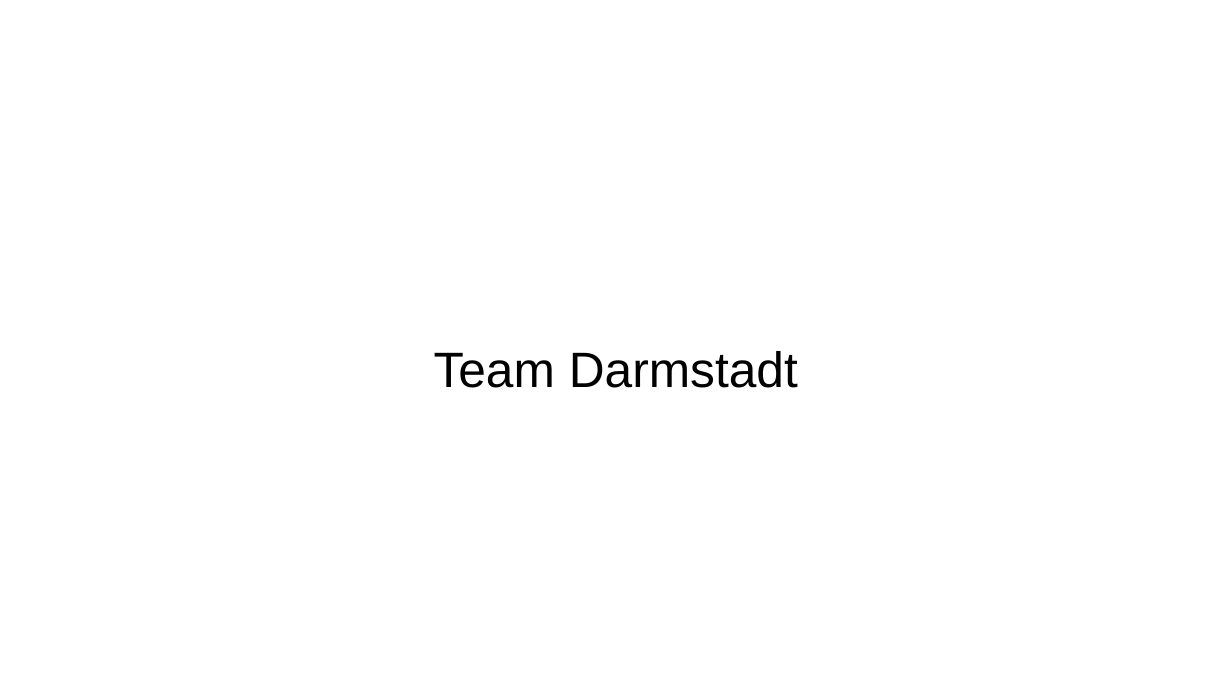
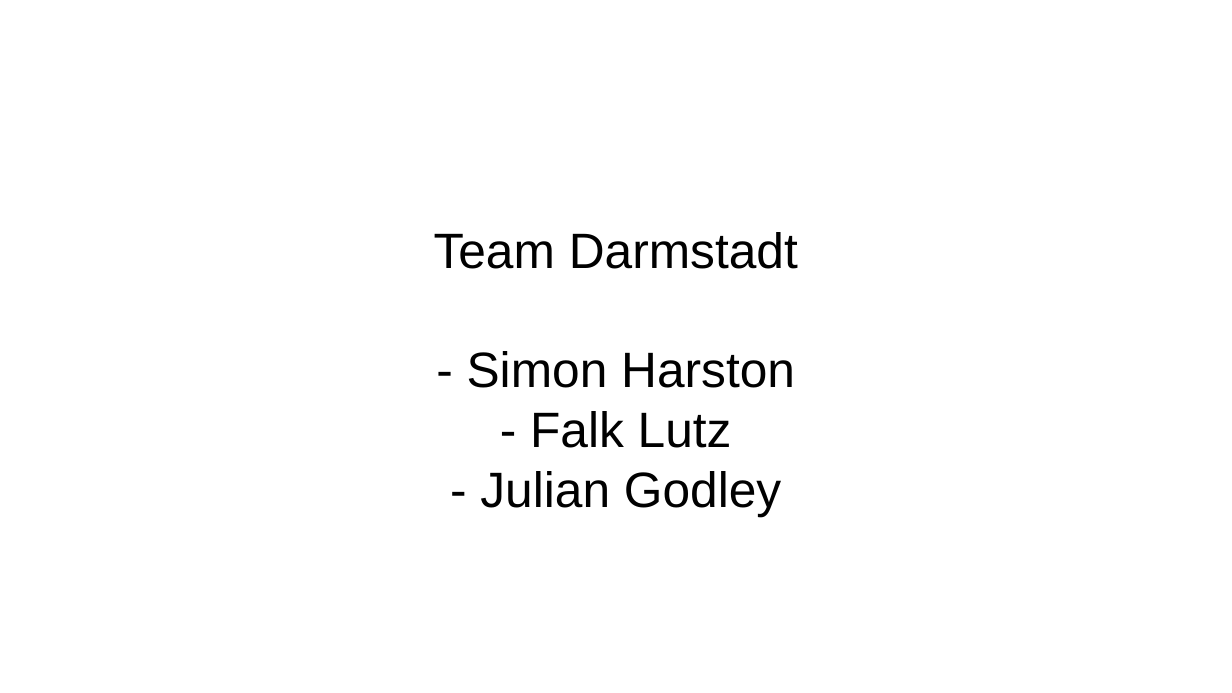
Before and after one commit to jgo-DA/Project-Movies_Team-Darmstadt, a slide deck: slide 1 of Team-Darmstadt_Movies-Project_Presentation.odp. Drawn at 1232x693 pixels with LibreOffice and Linux fonts; fonts in the diff are those of the drawing; background and template pictures are left out. Boxes give left, top, right and bottom in pixels: in the first picture for what was removed or moved away, otherwise in the second. Text is boxed around its words. In the diff, an @@ line names an element or a change of style, - is before the commit and + after.

```diff
--- a/Team-Darmstadt_Movies-Project_Presentation.odp
+++ b/Team-Darmstadt_Movies-Project_Presentation.odp
@@ subtitle at (467,351,795,516): paragraphs added @@
+- Simon Harston
+- Falk Lutz
+- Julian Godley
```
Also in this commit, not shown: 5 slides added, 2 slides removed, 1 other file.
